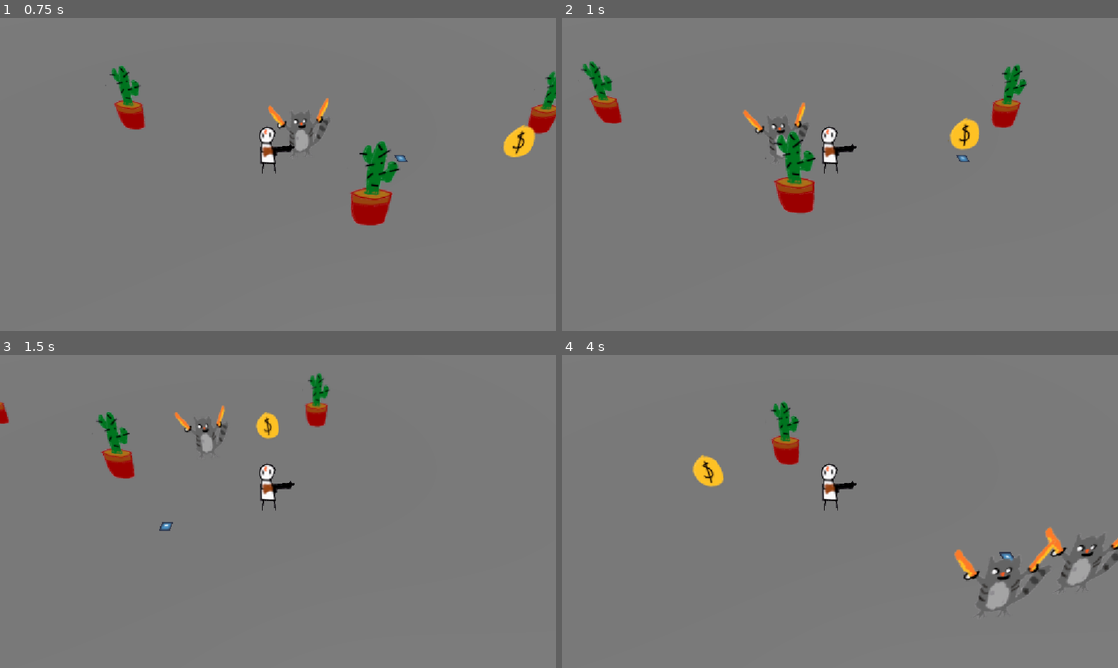
Above: before the commit, frames 1-4 (two rows, left to right).
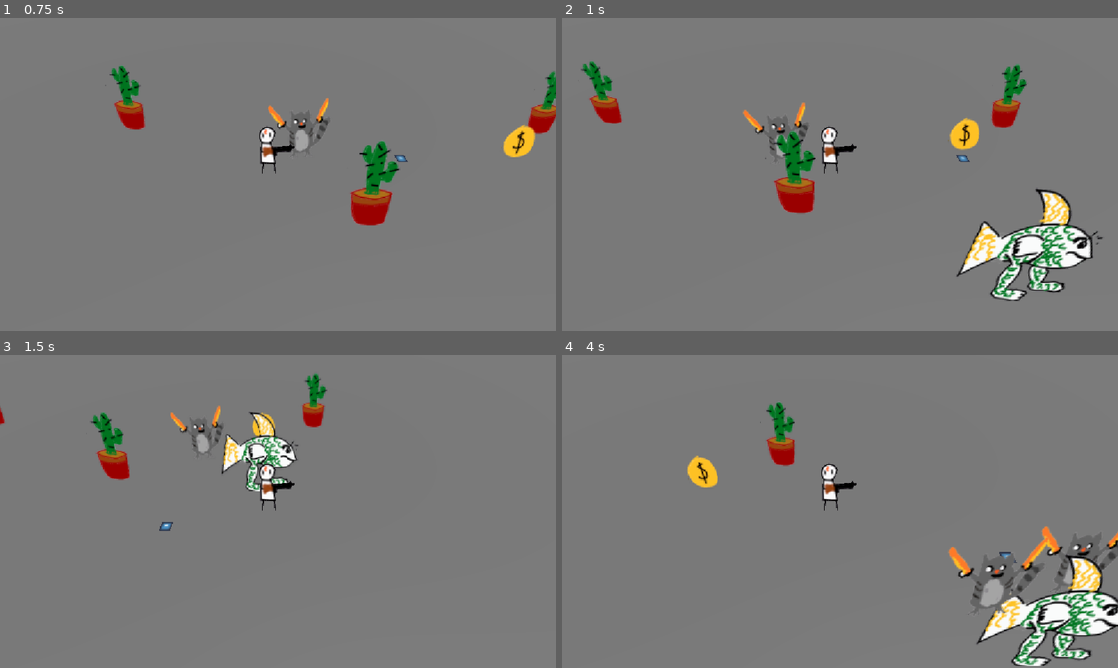
Above: after the commit, the same moments.

Repository: gmuGADIG/DEADSHOT
Game: Godot game, scene res://test_scenes/example_scene.tscn
The game is run twice, just before and just after one commit, with the same random seed, the same clock (stepped at 60 frames per second) and the same inputs. This scene is started directly instead of the project's main scene. The engine's default icon, where the game draws it, is replaced by a stand-in: a white triangle on a blue panel in a dark square.
Inputs (mouse positions are in pixels of both pictures, inside the frame that each line leads up to):
- Up to frame 1 (0.75 s): move the mouse to (400, 158) at 0.52 s; press the mouse at (400, 158) at 0.53 s; hold D (move_right) from 0.53 s (still down)
- Up to frame 2 (1 s): keep holding D (move_right)
- Up to frame 3 (1.5 s): move the mouse to (166, 527) at 1.27 s; release D (move_right) at 1.28 s; release the mouse at (166, 527) at 1.28 s; hold S (move_down) from 1.28 s (still down); tap E (interact) at 1.35 s
- Up to frame 4 (4 s): move the mouse to (895, 442) at 2.02 s; release S (move_down) at 2.03 s; hold D (move_right) 2.03-2.78 s; tap Space (roll) at 2.1 s; move the mouse to (812, 574) at 2.77 s; hold W (move_up) 2.78-3.53 s; click (812, 574) at 2.85 s; move the mouse to (1006, 558) at 3.52 s; hold A (move_left) from 3.53 s (still down); hold E (interact) from 3.53 s (still down)

Frame 1 is identical in both runs. In frame 2, 3.9% of the frame differs, in the area x 70-98%, y 54-91%; in frame 3, 3.2%; in frame 4, 6.8%, in the area x 22-100%, y 14-100%.

Commit message:
basic setup

Diff:
--- a/test_scenes/example_scene.tscn
+++ b/test_scenes/example_scene.tscn
@@ -1,10 +1,11 @@
-[gd_scene load_steps=8 format=3 uid="uid://d3o7riajla512"]
+[gd_scene load_steps=9 format=3 uid="uid://d3o7riajla512"]
 
 [ext_resource type="PackedScene" uid="uid://cr05xakri7lnw" path="res://world/floor/floor_gen.tscn" id="1_plfsl"]
 [ext_resource type="Texture2D" uid="uid://cjbsq7rk6r3h4" path="res://temp_art/gartic/cactus.png" id="2_p5u37"]
 [ext_resource type="Texture2D" uid="uid://sxaysn4gqoxo" path="res://temp_art/gartic/coin.png" id="3_p5u37"]
 [ext_resource type="PackedScene" uid="uid://dxdkwdigtcn43" path="res://world/enemy/test/enemy_test.tscn" id="4_wceyb"]
 [ext_resource type="PackedScene" uid="uid://nuqmhgq1e2lu" path="res://world/player/player.tscn" id="5_plfsl"]
+[ext_resource type="PackedScene" uid="uid://b4n4rflu3my0v" path="res://world/enemy/longhorn/longhorn.tscn" id="6_0u0ns"]
 
 [sub_resource type="NavigationMesh" id="NavigationMesh_plfsl"]
 vertices = PackedVector3Array(68.84153, 2.3999999, -23.946981, 69.09153, 2.3999999, -23.446981, 71.59153, 0.64999986, - …(918 unchanged characters)…
@@ -65,3 +66,7 @@
 [node name="Coin" type="Sprite3D" parent="World"]
 transform = Transform3D(1, 0, 0, 0, 0.866025, 0.5, 0, -0.5, 0.866025, 11.5831, 1.00557, 0.341141)
 texture = ExtResource("3_p5u37")
+
+[node name="Enemy" parent="." instance=ExtResource("6_0u0ns")]
+transform = Transform3D(1, 0, 0, 0, 1, 0, 0, 0, 1, 11.9568615, 0.5187505, 6.3265896)
+patrol_path = Array[Vector3]([Vector3(0, 0, 0), Vector3(20, 0, 0)])
--- /dev/null
+++ b/world/enemy/longhorn/longhorn.gd
@@ -0,0 +1,14 @@
+extends EnemyBase
+
+#region Variables
+
+#endregion
+
+#region Behaviour Functions
+func hostile() -> void:
+	set_movement_target(player.global_position);
+	should_move = not is_close_to_destination();
+
+func attack() -> void:
+	pass
+#endregion
--- /dev/null
+++ b/world/enemy/longhorn/longhorn.tscn
@@ -0,0 +1,16 @@
+[gd_scene load_steps=4 format=3 uid="uid://b4n4rflu3my0v"]
+
+[ext_resource type="PackedScene" uid="uid://dx3l0wduat3tp" path="res://world/enemy/base/enemy_base.tscn" id="1_qriva"]
+[ext_resource type="Script" uid="uid://b7so81jt06uiu" path="res://world/enemy/longhorn/longhorn.gd" id="2_efxix"]
+[ext_resource type="Texture2D" uid="uid://chnnd6opa6df5" path="res://temp_art/gartic/fish_man.png" id="2_v08hc"]
+
+[node name="Enemy" instance=ExtResource("1_qriva")]
+script = ExtResource("2_efxix")
+
+[node name="Sprite3D" parent="." index="1"]
+texture = ExtResource("2_v08hc")
+
+[node name="VisibleOnScreenNotifier3D" type="VisibleOnScreenNotifier3D" parent="." index="2"]
+aabb = AABB(-0.5, 0, -0.5, 1, 1, 1)
+
+[connection signal="screen_entered" from="VisibleOnScreenNotifier3D" to="." method="_on_visible_on_screen_notifier_3d_screen_entered"]
--- /dev/null
+++ b/world/enemy/longhorn/longhorn_testt.tscn
@@ -0,0 +1,16 @@
+[gd_scene load_steps=4 format=3 uid="uid://bddo0jdnjocsn"]
+
+[ext_resource type="PackedScene" uid="uid://dx3l0wduat3tp" path="res://world/enemy/base/enemy_base.tscn" id="1_vtbis"]
+[ext_resource type="Script" uid="uid://b7so81jt06uiu" path="res://world/enemy/longhorn/longhorn.gd" id="2_8y75u"]
+[ext_resource type="Texture2D" uid="uid://chnnd6opa6df5" path="res://temp_art/gartic/fish_man.png" id="3_8y75u"]
+
+[node name="EnemyTest" instance=ExtResource("1_vtbis")]
+script = ExtResource("2_8y75u")
+
+[node name="Sprite3D" parent="." index="1"]
+texture = ExtResource("3_8y75u")
+
+[node name="VisibleOnScreenNotifier3D" type="VisibleOnScreenNotifier3D" parent="." index="3"]
+aabb = AABB(-0.5, 0, -0.5, 1, 1, 1)
+
+[connection signal="screen_entered" from="VisibleOnScreenNotifier3D" to="." method="_on_visible_on_screen_notifier_3d_screen_entered"]
Not shown, added: world/enemy/longhorn/longhorn.gd.uid
Not shown: 1 places in world/enemy/test/enemy_test.tscn that only renumber resources
